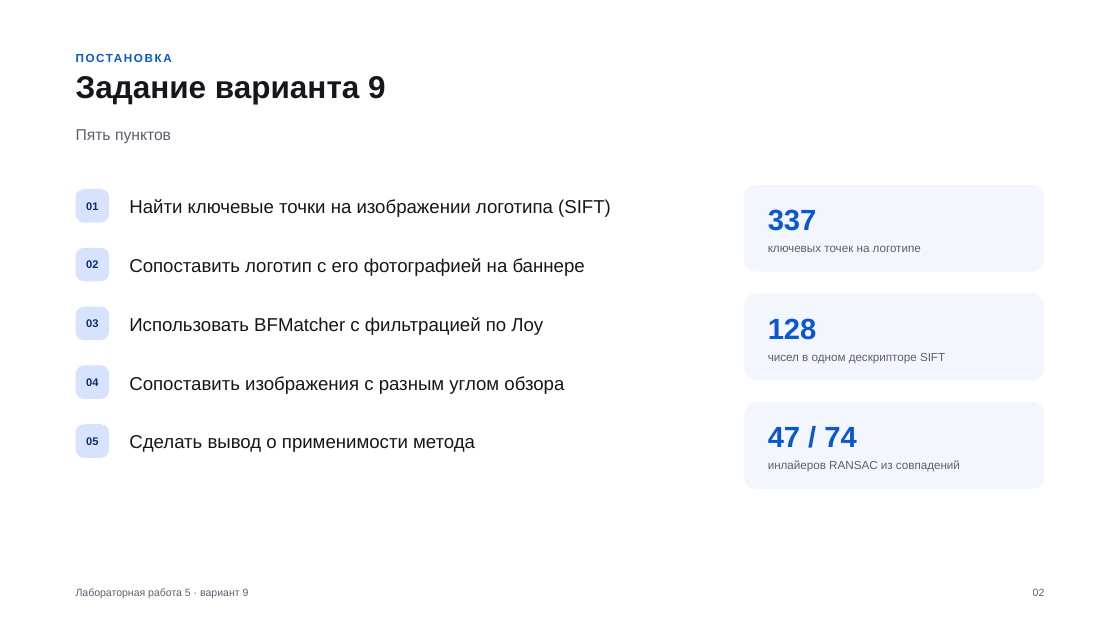
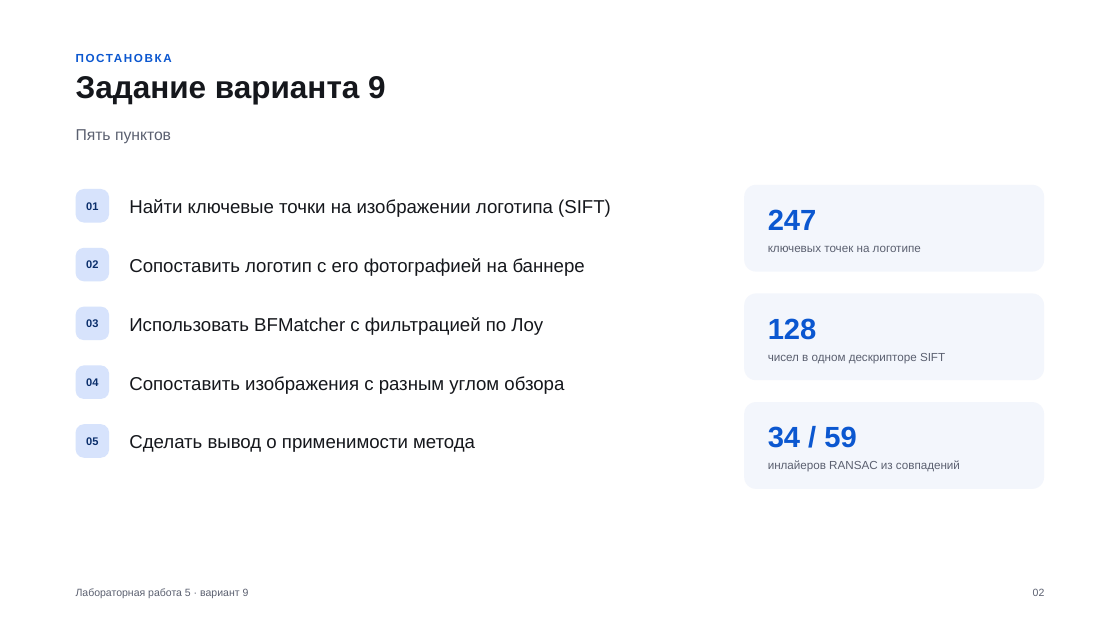
Before and after one commit to stepanshepilov/TSU_CV, a slide deck: slide 2 of lab5/Лабораторная_5_вариант_9.pptx. Drawn at 1120x630 pixels with LibreOffice and Linux fonts; fonts in the diff are those of the drawing. Boxes give left, top, right and bottom in pixels: in the first picture for what was removed or moved away, otherwise in the second. Text is boxed around its words. In the diff, an @@ line names an element or a change of style, - is before the commit and + after.

```diff
--- a/lab5/Лабораторная_5_вариант_9.pptx
+++ b/lab5/Лабораторная_5_вариант_9.pptx
@@ text at (768, 209, 817, 230): text changed @@
-337
+247
@@ text at (768, 426, 856, 448): text changed @@
-47 / 74
+34 / 59
```
Also in this commit, not shown: 13 other slides changed, 2 slides added, 2 slides removed, 28 other files.
